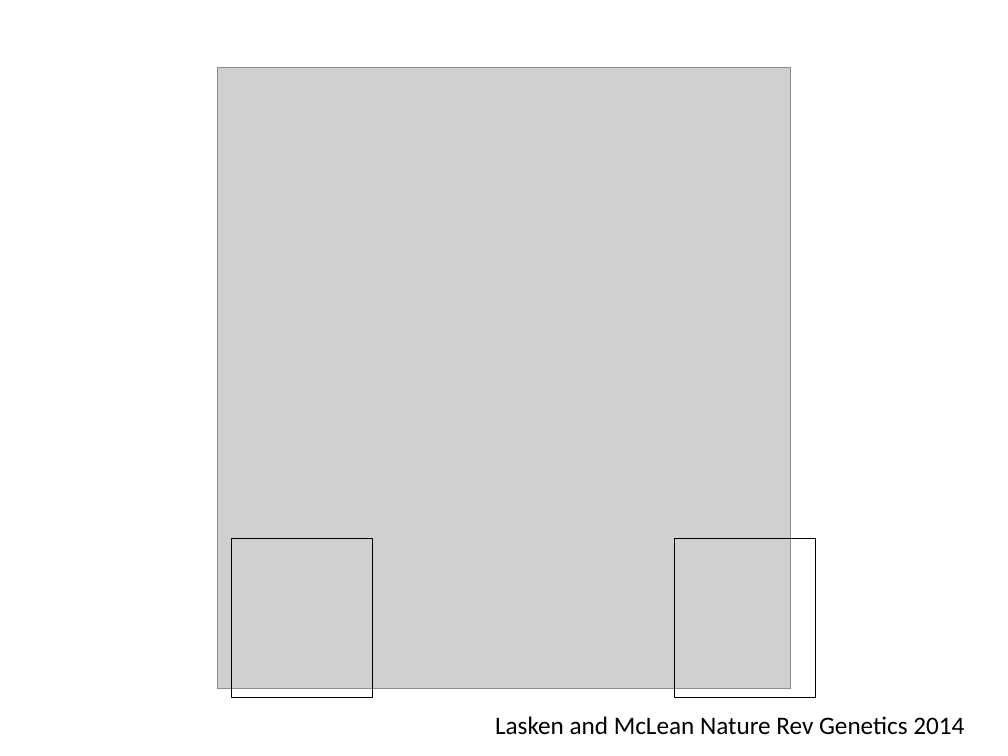
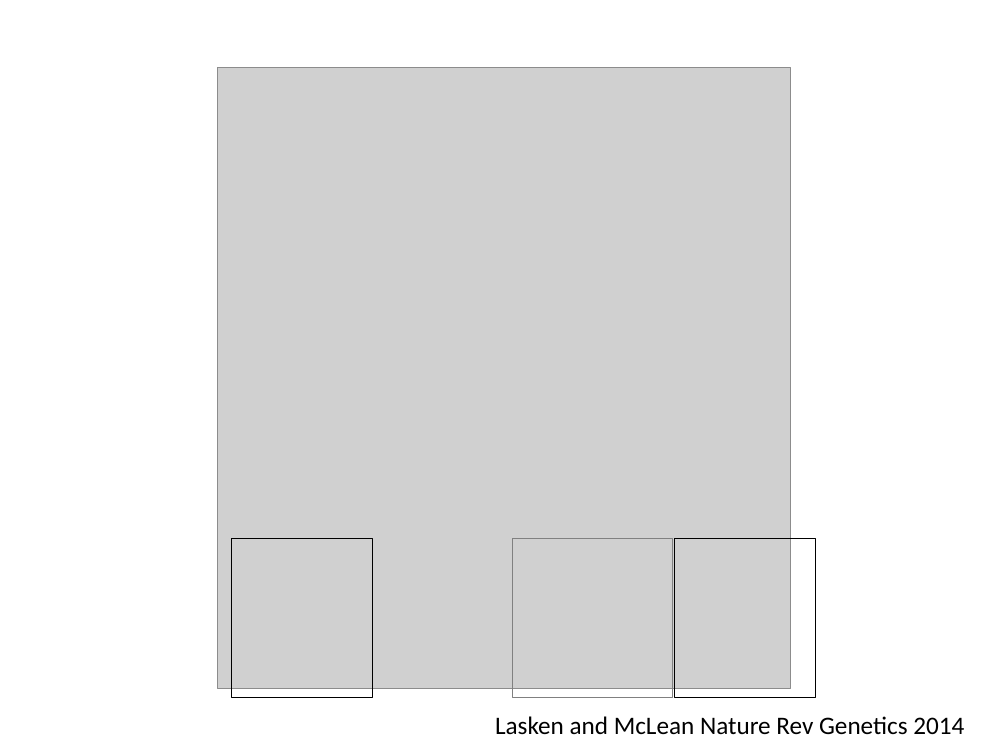
Before and after one commit to sstevens2/MDTP, a slide deck: slide 4 of 4YCM/Slides_4YCM.pptx. Drawn at 1008x756 pixels with LibreOffice and Linux fonts; fonts in the diff are those of the drawing; grey boxes stand for pictures. Boxes give left, top, right and bottom in pixels: in the first picture for what was removed or moved away, otherwise in the second. Text is boxed around its words. In the diff, an @@ line names an element or a change of style, - is before the commit and + after.

Commit message:
Updated slides for 4Y meeting

```diff
--- a/4YCM/Slides_4YCM.pptx
+++ b/4YCM/Slides_4YCM.pptx
@@ rectangle added at <box>513,538,673,698</box>, outline #808080 0.75 pt @@
```
